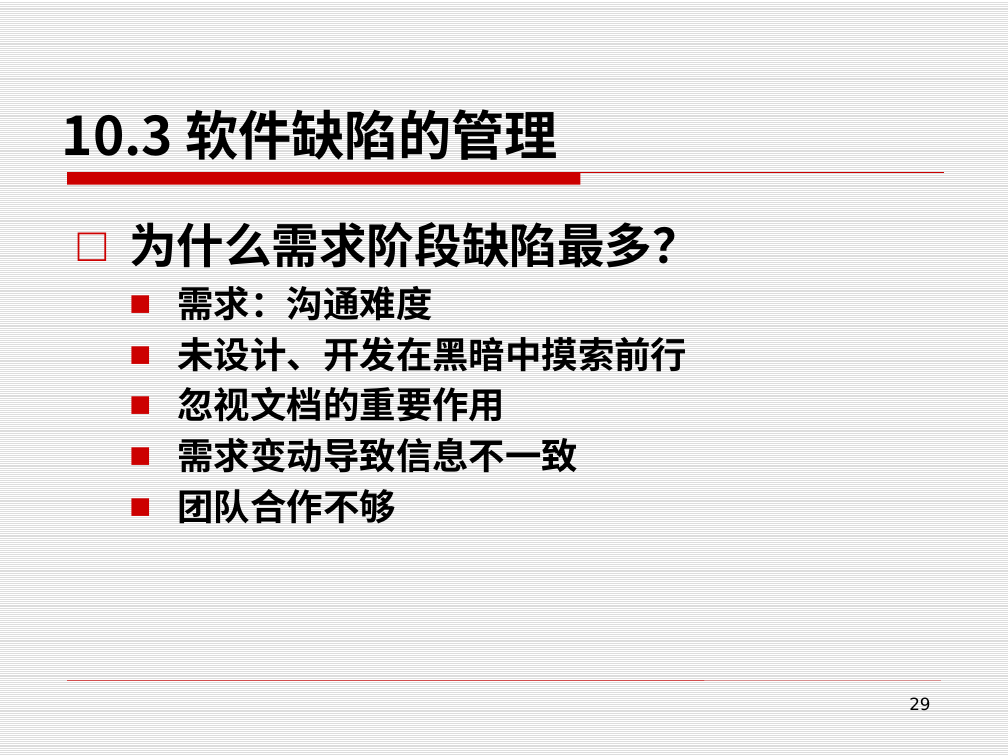
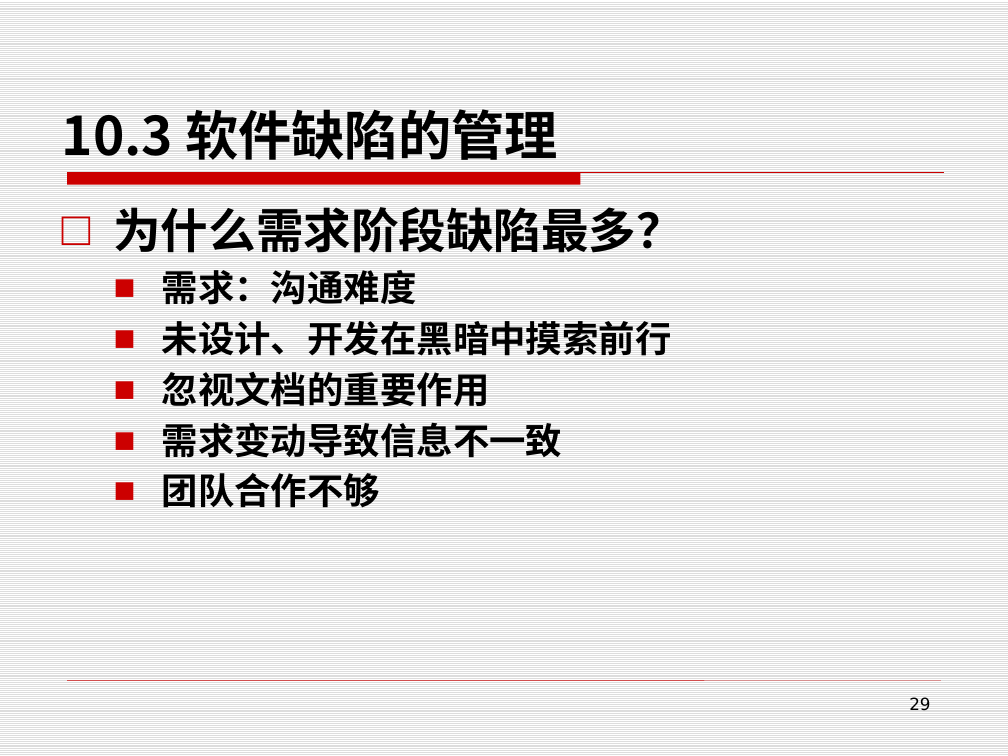
Before and after one commit to edu2act/course-foundation-software-tesing, a slide deck: slide 29 of PPT/第三部分 软件测试应用/10.2 测试过程管理.pptx. Drawn at 1008x756 pixels with LibreOffice and Linux fonts; fonts in the diff are those of the drawing. Boxes give left, top, right and bottom in pixels: in the first picture for what was removed or moved away, otherwise in the second. Text is boxed around its words. In the diff, an @@ line names an element or a change of style, - is before the commit and + after.

```diff
--- a/PPT/第三部分 软件测试应用/10.2 测试过程管理.pptx
+++ b/PPT/第三部分 软件测试应用/10.2 测试过程管理.pptx
@@ text "为什么需求阶段缺陷最多？": place and size @@
-text "为什么需求阶段缺陷最多？" at [129, 222, 699, 524]
+text "为什么需求阶段缺陷最多？" at [113, 207, 683, 508]
```
Also in this commit, not shown: 17 other slides changed, 7 other files.
